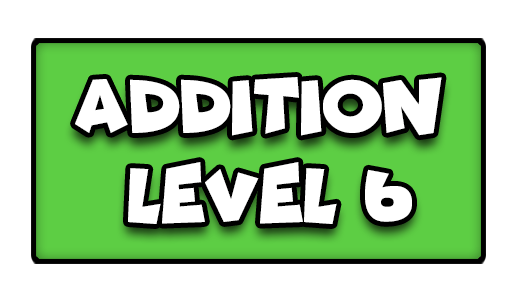
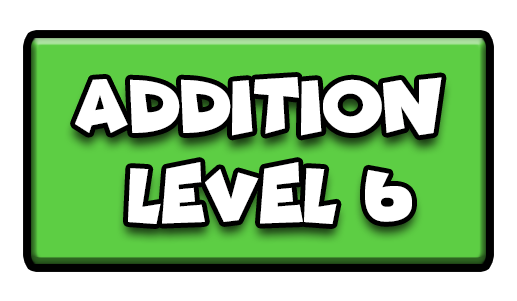
The second 517x301 image is a revision of the first. Changes to its layers:
pixels changed over left=23, top=30, right=494, bottom=272 (layer not identified)
